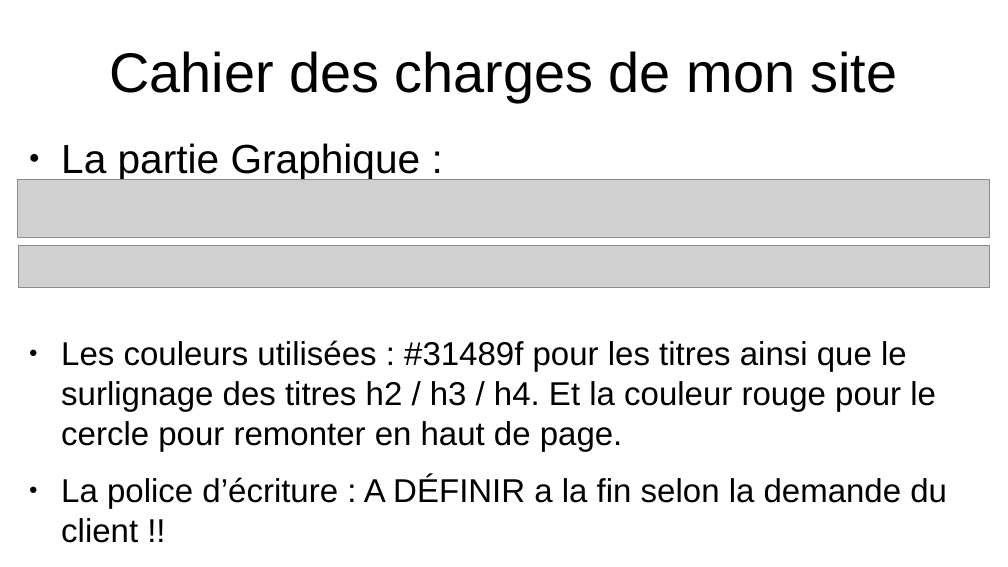
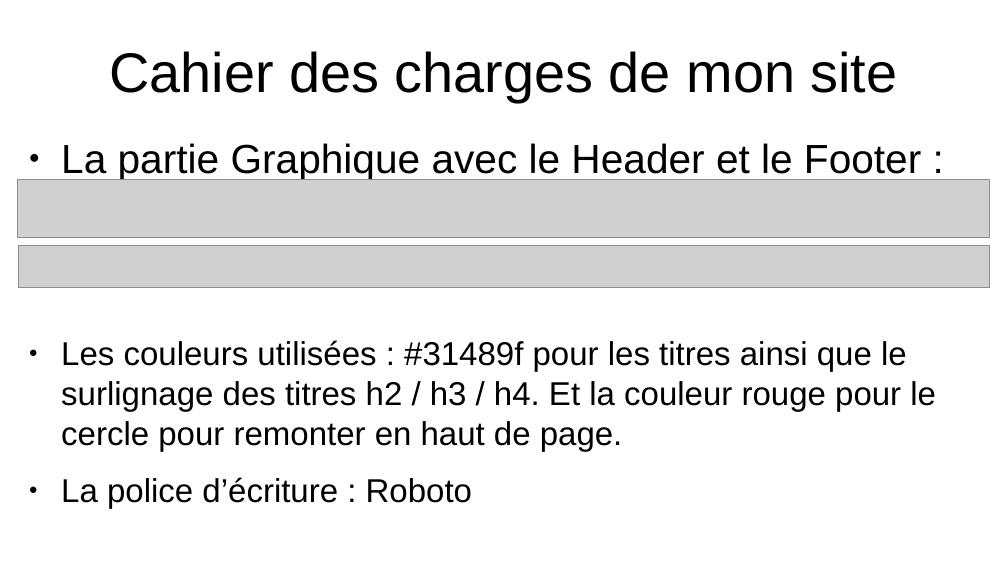
Before and after one commit to Max50603/PROJET--FINAL, a slide deck: slide 4 of PROJET/PROJET FINALE POWERPOINT.odp. Drawn at 1008x567 pixels with LibreOffice and Linux fonts; fonts in the diff are those of the drawing; grey boxes stand for pictures. Boxes give left, top, right and bottom in pixels: in the first picture for what was removed or moved away, otherwise in the second. Text is boxed around its words. In the diff, an @@ line names an element or a change of style, - is before the commit and + after.

```diff
--- a/PROJET/PROJET FINALE POWERPOINT.odp
+++ b/PROJET/PROJET FINALE POWERPOINT.odp
@@ text at (61, 143, 921, 181): text changed @@
-● La partie Graphique :
+● La partie Graphique avec le Header et le Footer :
@@ text at (61, 477, 472, 509): text changed @@
-● La police d’écriture : A DÉFINIR a la fin selon la demande du client !!
+● La police d’écriture : Roboto
```
Also in this commit, not shown: 2 other slides changed, 3 slides added, 3 slides removed, 10 other files.
